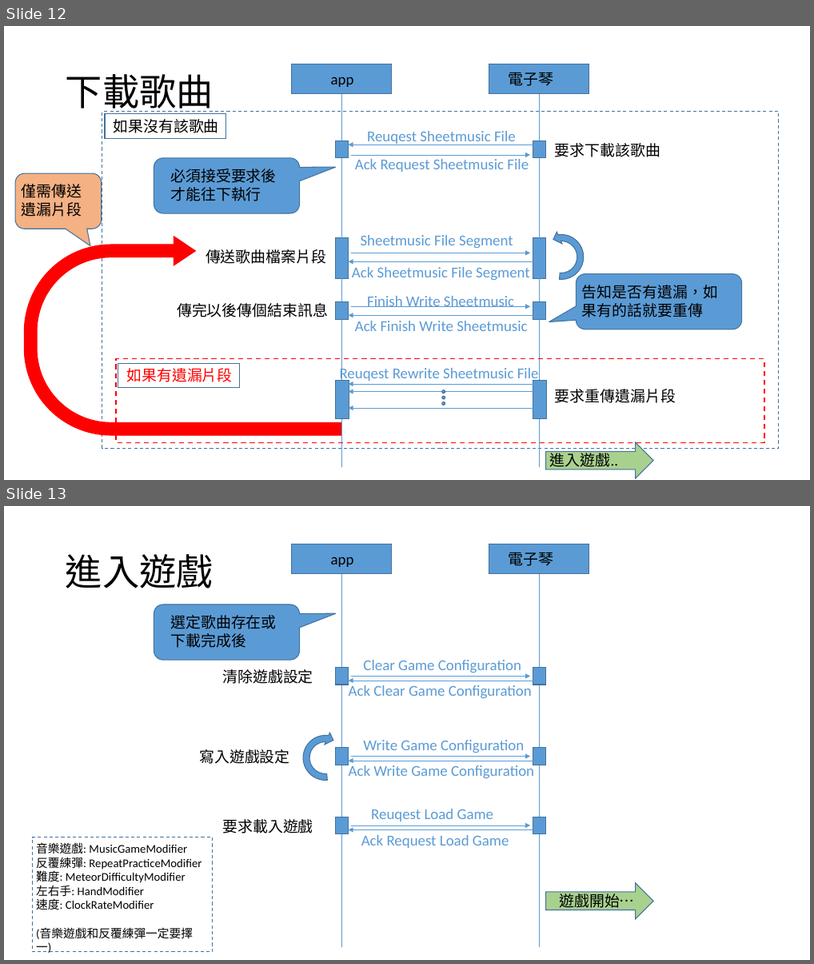
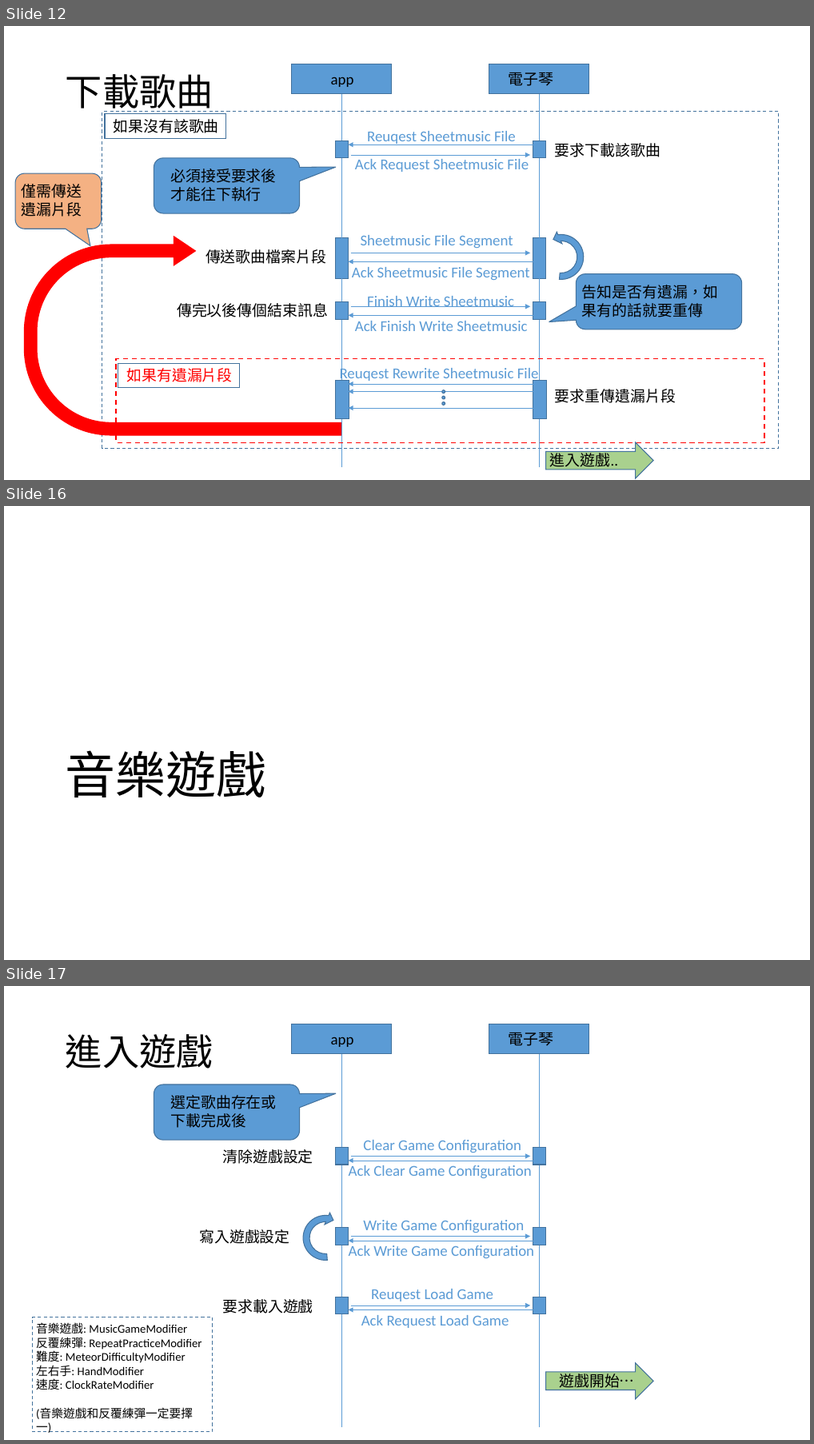
Before and after one commit to lisyaoran51/MeteoKB2, a slide deck: 藍芽溝通方式_20210514.pptx. Shown one above the other, each under a label of ours: slides 12 and 13 before the commit, slides 12, 16 and 17 after it; the slides between them are not shown. The pictures are 814x964 and 814x1444 pixels, drawn with LibreOffice and Linux fonts; fonts in the diff are those of the drawing. Boxes give left, top, right and bottom in pixels: in the first picture for what was removed or moved away, otherwise in the second. Text is boxed around its words. In the diff, an @@ line names an element or a change of style, - is before the commit and + after.

```diff
--- a/藍芽溝通方式_20210514.pptx
+++ b/藍芽溝通方式_20210514.pptx
@@ slide 16 added at bbox=[4, 506, 810, 960], background #FFFFFF @@
@@ title added at bbox=[65, 750, 266, 797], 60 pt, text #000000 @@
+音樂遊戲
@@ what was slide 13 is now slide 17 @@
```
Also in this commit, not shown: 2 slides changed, 3 other slides added, 8 other files.
